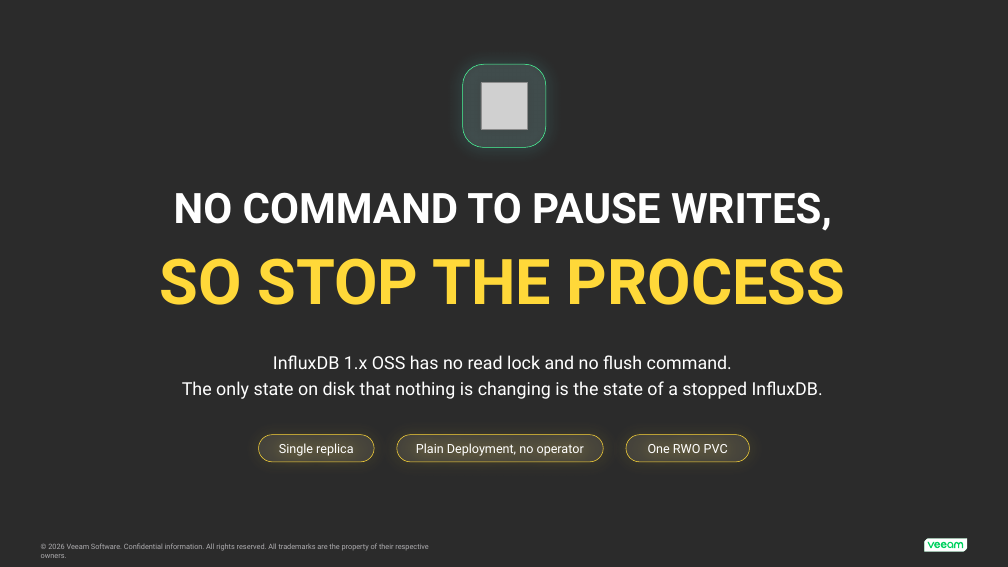
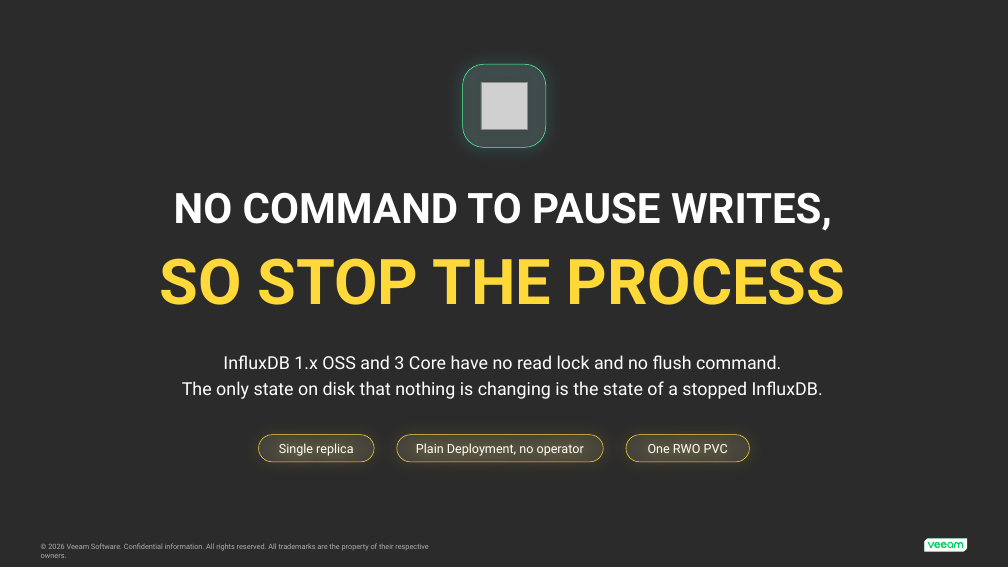
Before and after one commit to MichaelCade/blueprint-ai, a slide deck: slide 3 of influxdb-simple-example/influxdb-simple.pptx. Drawn at 1008x567 pixels with LibreOffice and Linux fonts; fonts in the diff are those of the drawing; grey boxes stand for pictures; background and template pictures are left out; a plain dark background stands for a picture behind light text. Boxes give left, top, right and bottom in pixels: in the first picture for what was removed or moved away, otherwise in the second. Text is boxed around its words. In the diff, an @@ line names an element or a change of style, - is before the commit and + after.

```diff
--- a/influxdb-simple-example/influxdb-simple.pptx
+++ b/influxdb-simple-example/influxdb-simple.pptx
@@ text at box(223, 355, 781, 369): text changed @@
-InfluxDB 1.x OSS has no read lock and no flush command.
+InfluxDB 1.x OSS and 3 Core have no read lock and no flush command.
```
Also in this commit, not shown: 4 other slides changed, 1 slide added, 16 other files.
